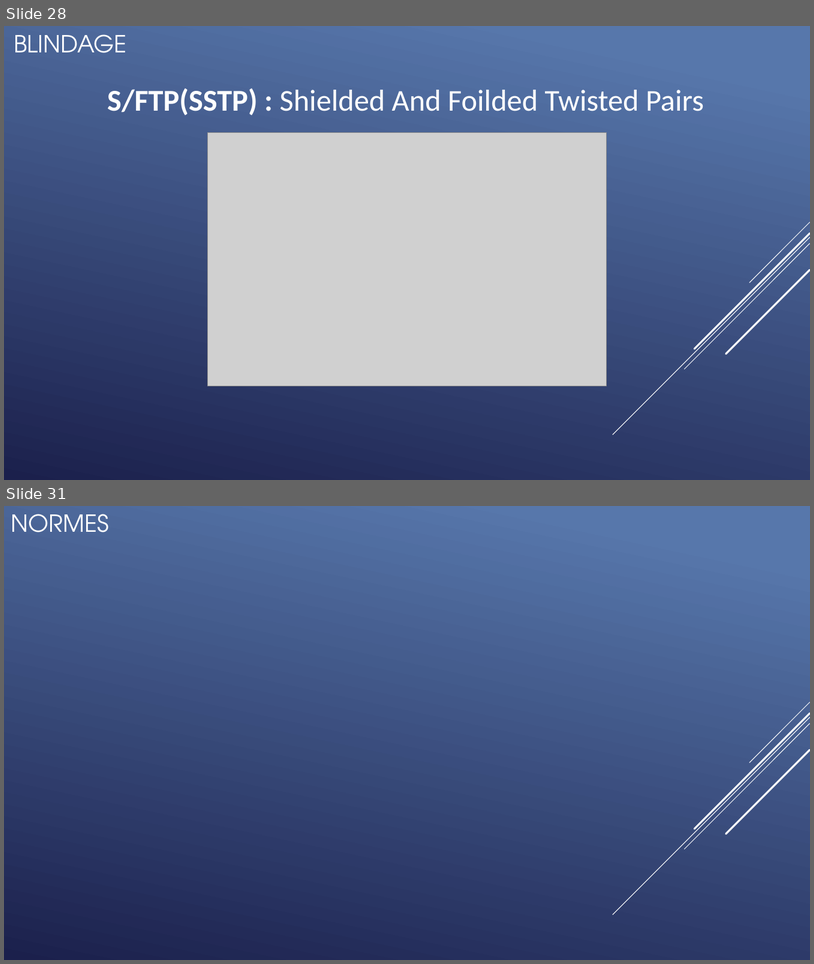
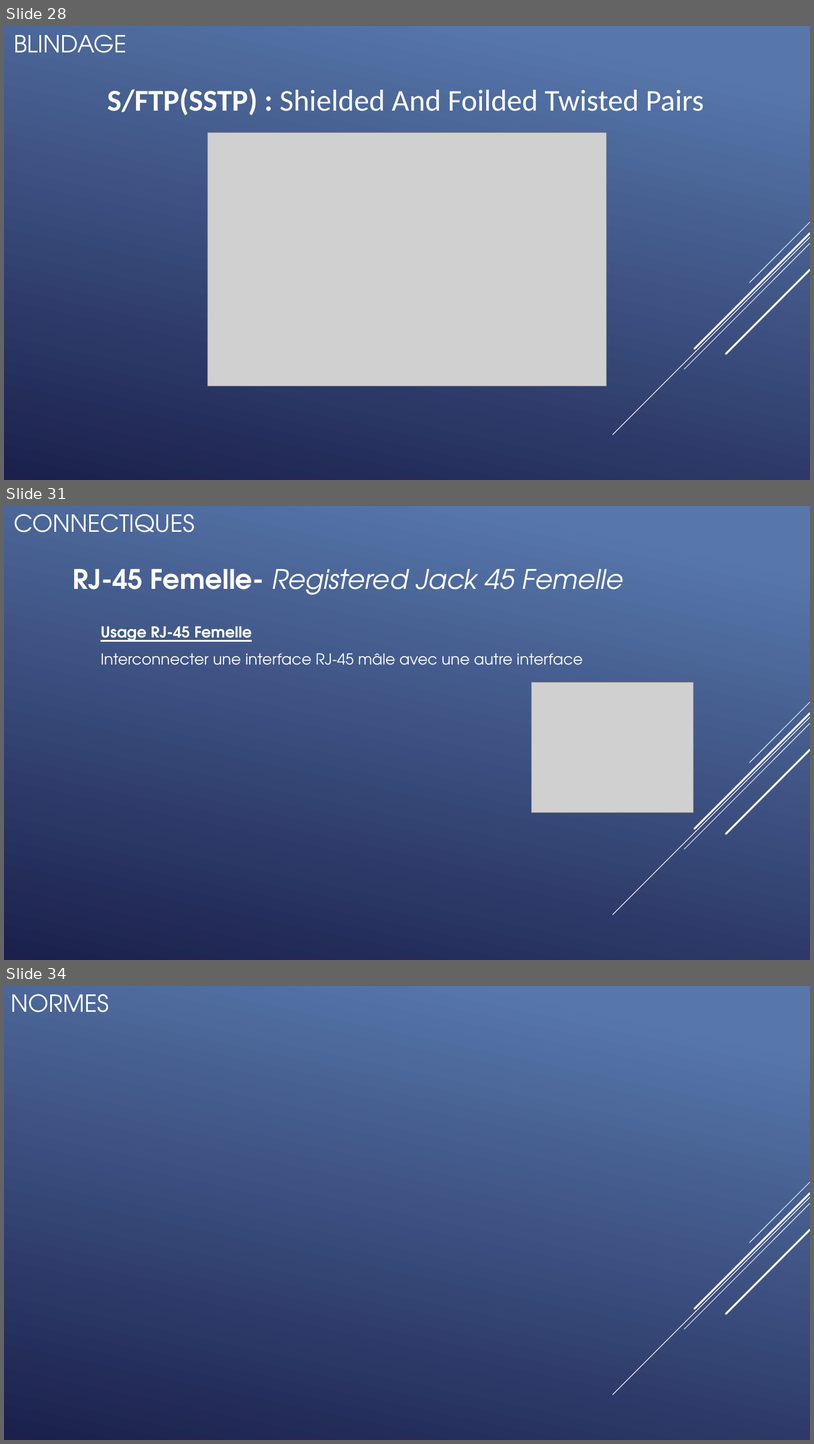
Before and after one commit to QuentinKrg/M214-Ethernet, a slide deck: Module 214 - Fabrication_Ethernet.pptx. Shown one above the other, each under a label of ours: slides 28 and 31 before the commit, slides 28, 31 and 34 after it; the slides between them are not shown. The pictures are 814x964 and 814x1444 pixels, drawn with LibreOffice and Linux fonts; fonts in the diff are those of the drawing; grey boxes stand for pictures. Boxes give left, top, right and bottom in pixels: in the first picture for what was removed or moved away, otherwise in the second. Text is boxed around its words. In the diff, an @@ line names an element or a change of style, - is before the commit and + after.

```diff
--- a/Module 214 - Fabrication_Ethernet.pptx
+++ b/Module 214 - Fabrication_Ethernet.pptx
@@ slide 31 added at bbox=[4, 506, 810, 960], background gradient #5877AB to #1C204D; not listed: 5 template elements that a slide beside it also shows @@
@@ title added at bbox=[14, 514, 195, 532], 28 pt, text #FFFFFF @@
+CONNECTIQUES
@@ text added at bbox=[73, 569, 624, 595], 32 pt, text #FFFFFF, italic @@
+RJ-45 Femelle- Registered Jack 45 Femelle
@@ text added at bbox=[101, 626, 583, 665], 18 pt, text #FFFFFF @@
+Usage RJ-45 Femelle
+Interconnecter une interface RJ-45 mâle avec une autre interface
@@ picture added at bbox=[531, 682, 693, 812] @@
@@ what was slide 31 is now slide 34 @@
```
Also in this commit, not shown: 3 slides changed, 2 other slides added, 2 other files.
